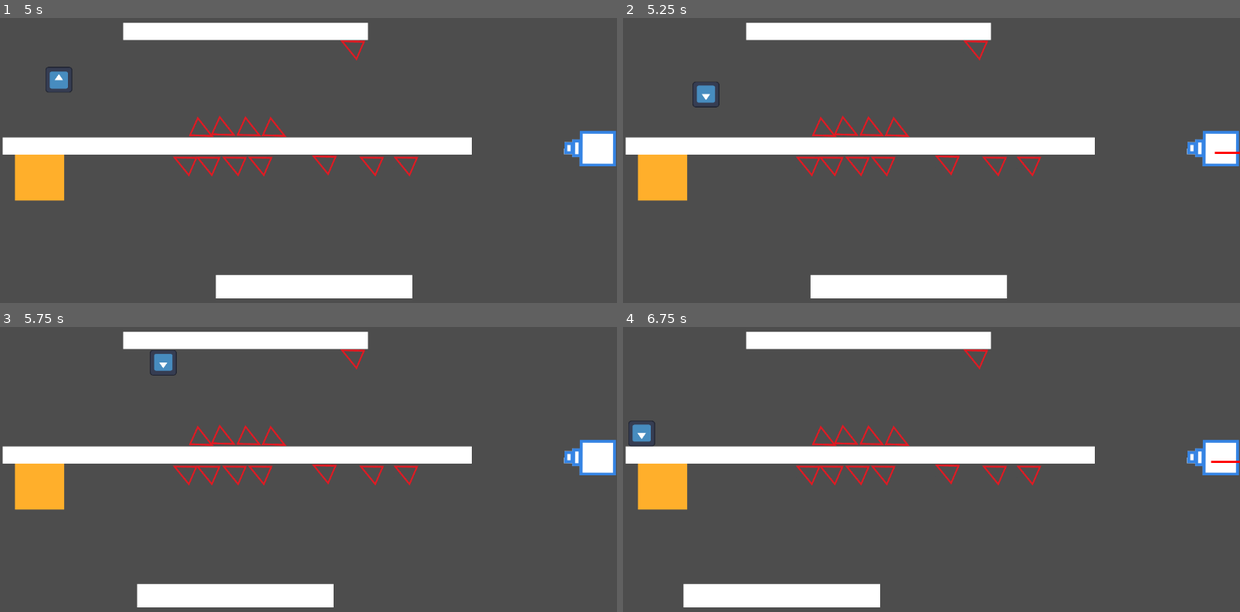
Above: before the commit, frames 1-4 (two rows, left to right).
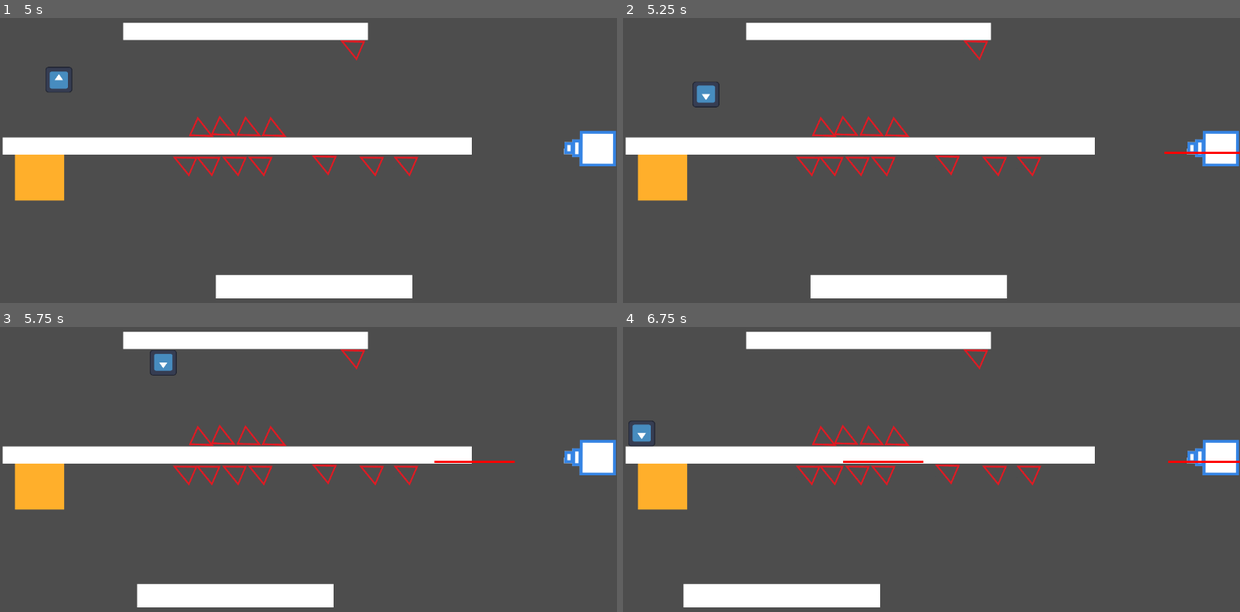
Above: after the commit, the same moments.

Repository: p1xlb/gravity_flip
Game: Godot game, scene res://level_3.tscn
Same seed, same stepped clock (60 frames per second), same inputs: the game is played once before the commit and once after it. This scene is started directly instead of the project's main scene. The engine's default icon, where the game draws it, is replaced by a stand-in: a white triangle on a blue panel in a dark square.
Inputs:
- Up to frame 1 (5 s): hold D (move_right) 0.53-2.03 s; tap F (flip_gravity) every 0.75 s from 0.6 to 4.35 s; tap W (jump) at 0.77, 1.52, 3.02, 3.77, 4.52 s; hold A (move_left) 2.03-2.78 s; hold D (move_right) 2.78-4.28 s; hold A (move_left) from 4.28 s (still down)
- Up to frame 2 (5.25 s): release A (move_left) at 5.03 s; hold D (move_right) from 5.03 s (still down); tap F (flip_gravity) at 5.1 s
- Up to frame 3 (5.75 s): keep holding D (move_right)
- Up to frame 4 (6.75 s): release D (move_right) at 5.78 s; hold A (move_left) from 5.78 s (still down); tap F (flip_gravity) at 5.85, 6.6 s; tap W (jump) at 6.02 s

Frame 1 is identical in both runs. In frame 2, less than 0.1% of the frame differs, in the area x 87-96%, y 46-48%; in frame 3, 0.1%; in frame 4, 0.2%, in the area x 35-96%, y 46-48%.

Commit message:
hawk 3ah

Diff:
--- a/laser_gun.gd
+++ b/laser_gun.gd
@@ -2,7 +2,8 @@
 
 @export var laserDirection : String = ""
 
-var laser_scene = preload("res://laser.tscn")
+var laser_scene_horizontal = preload("res://laser.tscn")
+var laser_scene_vertical = preload("res://laser_vertical.tscn")
 var shoot_timer = 0.0
 var shoot_interval = 1.5  # Shoot every 2.5 seconds
 
@@ -16,7 +17,15 @@
 		shoot_laser()
 
 func shoot_laser():
-	var laser = laser_scene.instantiate()
+	var laser
+	if laserDirection == "LEFT" or laserDirection == "RIGHT":
+		laser = laser_scene_horizontal.instantiate()
+	elif laserDirection == "UP" or laserDirection == "DOWN":
+		laser = laser_scene_vertical.instantiate()
+	else:
+		print("Invalid laser direction: " + laserDirection)
+		return
+
 	get_parent().add_child(laser)
 	laser.global_position = $LaserSpawnPoint.global_position
 	if laserDirection == "LEFT":  # Adjust this based on gun rotation
--- /dev/null
+++ b/laser_vertical.tscn
@@ -0,0 +1,23 @@
+[gd_scene load_steps=3 format=3 uid="uid://q07dsca8602r"]
+
+[ext_resource type="Script" uid="uid://xm6knuhnda48" path="res://laser.gd" id="1_du733"]
+
+[sub_resource type="RectangleShape2D" id="RectangleShape2D_oes6l"]
+size = Vector2(150, 4)
+
+[node name="Laser" type="Area2D"]
+script = ExtResource("1_du733")
+
+[node name="CollisionShape2D" type="CollisionShape2D" parent="."]
+position = Vector2(4, 83)
+rotation = 1.5708
+shape = SubResource("RectangleShape2D_oes6l")
+
+[node name="ColorRect" type="ColorRect" parent="."]
+physics_interpolation_mode = 0
+offset_left = 6.0
+offset_top = 8.0
+offset_right = 156.0
+offset_bottom = 12.0
+rotation = 1.5708
+color = Color(1, 0, 0, 1)
--- a/level_2.tscn
+++ b/level_2.tscn
@@ -80,6 +80,7 @@
 [node name="LaserGun" type="StaticBody2D" parent="."]
 position = Vector2(0, 1)
 script = ExtResource("4_n7ypv")
+laserDirection = "LEFT"
 
 [node name="Sprite2D" type="Sprite2D" parent="LaserGun"]
 position = Vector2(1103, 272)
--- a/level_3.tscn
+++ b/level_3.tscn
@@ -48,6 +48,7 @@
 
 [node name="Goal" parent="." instance=ExtResource("1_6p2dc")]
 position = Vector2(8, 2)
+next_level_path = "res://level_4.tscn"
 
 [node name="Spikes" parent="." instance=ExtResource("2_fmu3g")]
 position = Vector2(374, 328)
@@ -99,6 +100,7 @@
 [node name="LaserGun" type="StaticBody2D" parent="."]
 position = Vector2(0, 1)
 script = ExtResource("4_liaj6")
+laserDirection = "LEFT"
 
 [node name="Sprite2D" type="Sprite2D" parent="LaserGun"]
 position = Vector2(1103, 272)
--- a/level_4.tscn
+++ b/level_4.tscn
@@ -8,7 +8,7 @@
 [ext_resource type="Script" uid="uid://fori1ci6cnpo" path="res://moving_platform.gd" id="7_rrs1j"]
 
 [sub_resource type="RectangleShape2D" id="RectangleShape2D_0s5r2"]
-size = Vector2(456.25, 33)
+size = Vector2(808.125, 34.5)
 
 [sub_resource type="RectangleShape2D" id="RectangleShape2D_7ds5r"]
 size = Vector2(216, 44)
@@ -16,17 +16,17 @@
 [node name="Level1" type="Node2D"]
 
 [node name="Platforms" type="StaticBody2D" parent="."]
-position = Vector2(202, 37)
+position = Vector2(578, 82)
 
 [node name="CollisionShape2D" type="CollisionShape2D" parent="Platforms"]
-position = Vector2(295, 44)
+position = Vector2(119.062, 44.75)
 shape = SubResource("RectangleShape2D_0s5r2")
 
 [node name="ColorRect" type="ColorRect" parent="Platforms"]
-offset_left = 68.0
+offset_left = -285.0
 offset_top = 28.0
 offset_right = 525.0
-offset_bottom = 60.0
+offset_bottom = 63.0
 
 [node name="Goal" parent="." instance=ExtResource("1_aqy51")]
 position = Vector2(973, 99)
@@ -38,6 +38,7 @@
 position = Vector2(296, 258)
 rotation = -1.57052
 script = ExtResource("4_80qnk")
+laserDirection = "DOWN"
 
 [node name="Sprite2D" type="Sprite2D" parent="LaserGun"]
 position = Vector2(67.0162, 58.9816)
@@ -46,15 +47,45 @@
 texture = ExtResource("5_cicwn")
 
 [node name="LaserSpawnPoint" type="Marker2D" parent="LaserGun"]
-position = Vector2(-61.1603, -0.989117)
+position = Vector2(8.01576, 56.9978)
+
+[node name="LaserGun2" type="StaticBody2D" parent="."]
+position = Vector2(451, 258)
+rotation = -1.57052
+script = ExtResource("4_80qnk")
+laserDirection = "DOWN"
+
+[node name="Sprite2D" type="Sprite2D" parent="LaserGun2"]
+position = Vector2(67.0162, 58.9816)
+rotation = -3.1367
+scale = Vector2(0.5, 0.5)
+texture = ExtResource("5_cicwn")
+
+[node name="LaserSpawnPoint" type="Marker2D" parent="LaserGun2"]
+position = Vector2(8.01576, 56.9978)
+
+[node name="LaserGun3" type="StaticBody2D" parent="."]
+position = Vector2(603, 258)
+rotation = -1.57052
+script = ExtResource("4_80qnk")
+laserDirection = "DOWN"
+
+[node name="Sprite2D" type="Sprite2D" parent="LaserGun3"]
+position = Vector2(67.0162, 58.9816)
+rotation = -3.1367
+scale = Vector2(0.5, 0.5)
+texture = ExtResource("5_cicwn")
+
+[node name="LaserSpawnPoint" type="Marker2D" parent="LaserGun3"]
+position = Vector2(8.01576, 56.9978)
 
 [node name="Borders" parent="." instance=ExtResource("6_lj1an")]
 
 [node name="MovingPlatform" type="AnimatableBody2D" parent="."]
 position = Vector2(-723, -75)
 script = ExtResource("7_rrs1j")
-end_position = Vector2(150, 0)
-travel_time = 5.0
+end_position = Vector2(650, 0)
+travel_time = 20.0
 
 [node name="CollisionShape2D" type="CollisionShape2D" parent="MovingPlatform"]
 position = Vector2(1004, 542)
